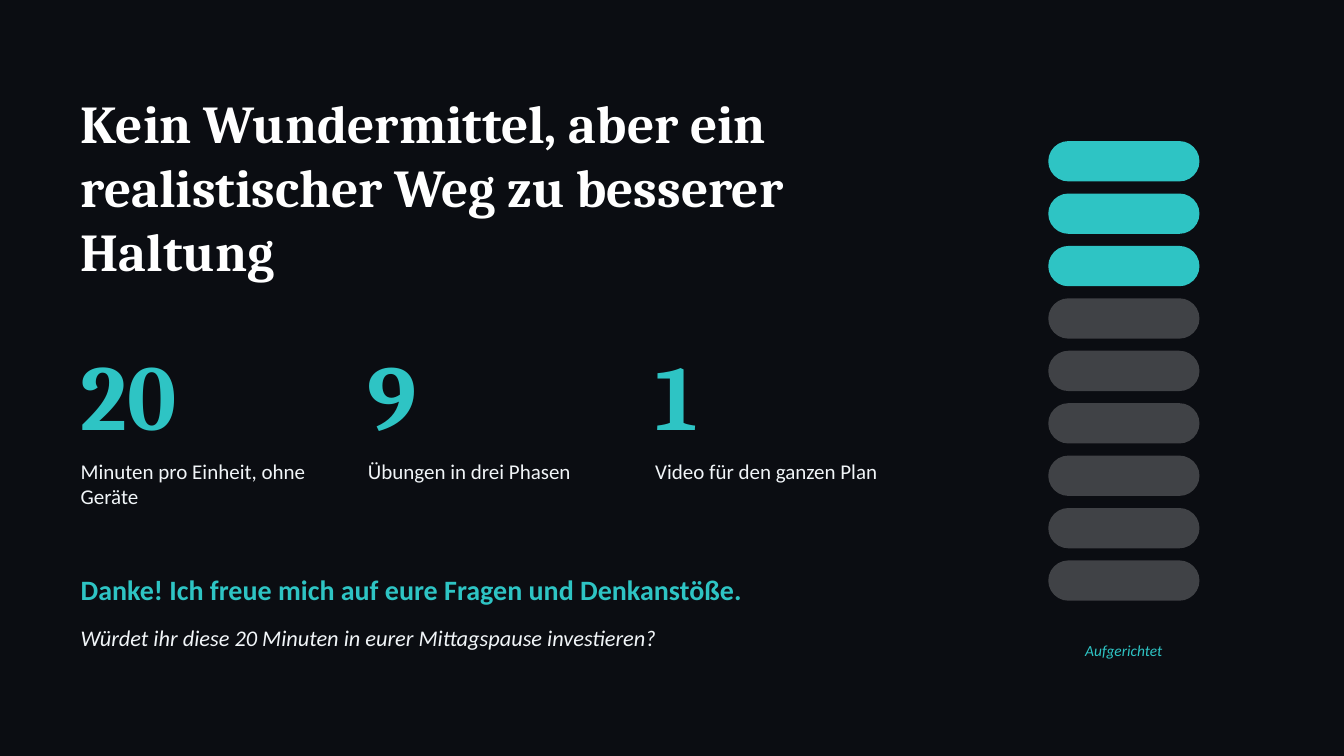
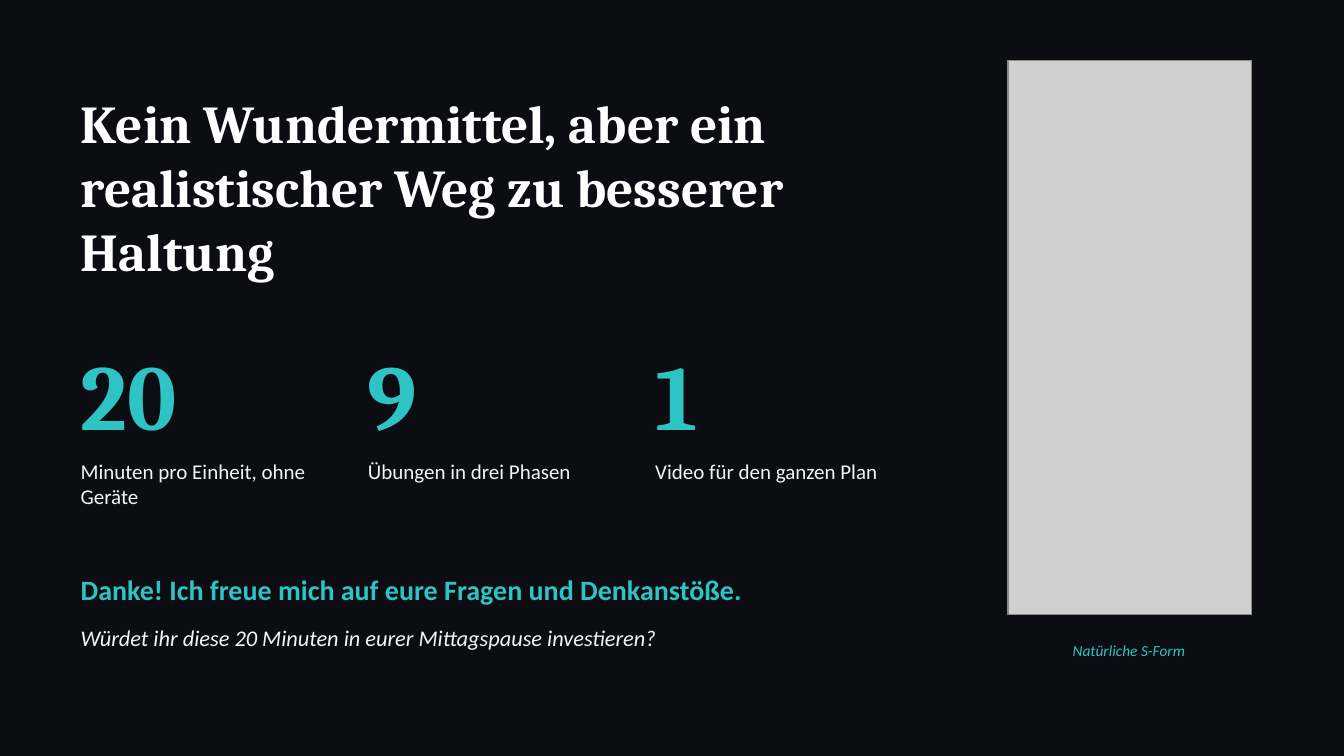
Before and after one commit to jakomimo-del/frontend-system-design, a slide deck: slide 9 of Seminararbeit/Eigenleistung_Praesentation.pptx. Drawn at 1344x756 pixels with LibreOffice and Linux fonts; fonts in the diff are those of the drawing; grey boxes stand for pictures. Boxes give left, top, right and bottom in pixels: in the first picture for what was removed or moved away, otherwise in the second. Text is boxed around its words. In the diff, an @@ line names an element or a change of style, - is before the commit and + after.

```diff
--- a/Seminararbeit/Eigenleistung_Praesentation.pptx
+++ b/Seminararbeit/Eigenleistung_Praesentation.pptx
@@ picture added at (1008, 60, 1252, 615) @@
@@ rounded rectangle removed at (1049, 141, 1200, 181) @@
@@ rounded rectangle removed at (1049, 194, 1200, 234) @@
@@ rounded rectangle removed at (1049, 246, 1200, 286) @@
@@ rounded rectangle removed at (1049, 298, 1200, 339) @@
@@ rounded rectangle removed at (1049, 351, 1200, 391) @@
@@ rounded rectangle removed at (1049, 403, 1200, 444) @@
@@ rounded rectangle removed at (1049, 456, 1200, 496) @@
@@ rounded rectangle removed at (1049, 508, 1200, 548) @@
@@ rounded rectangle removed at (1049, 561, 1200, 601) @@
@@ text added at (1073, 645, 1185, 656), 11 pt, text #2EC4C4, italic @@
+Natürliche S-Form
@@ text removed at (1085, 645, 1162, 659) @@
-Aufgerichtet
```
Also in this commit, not shown: 1 other slide changed.
